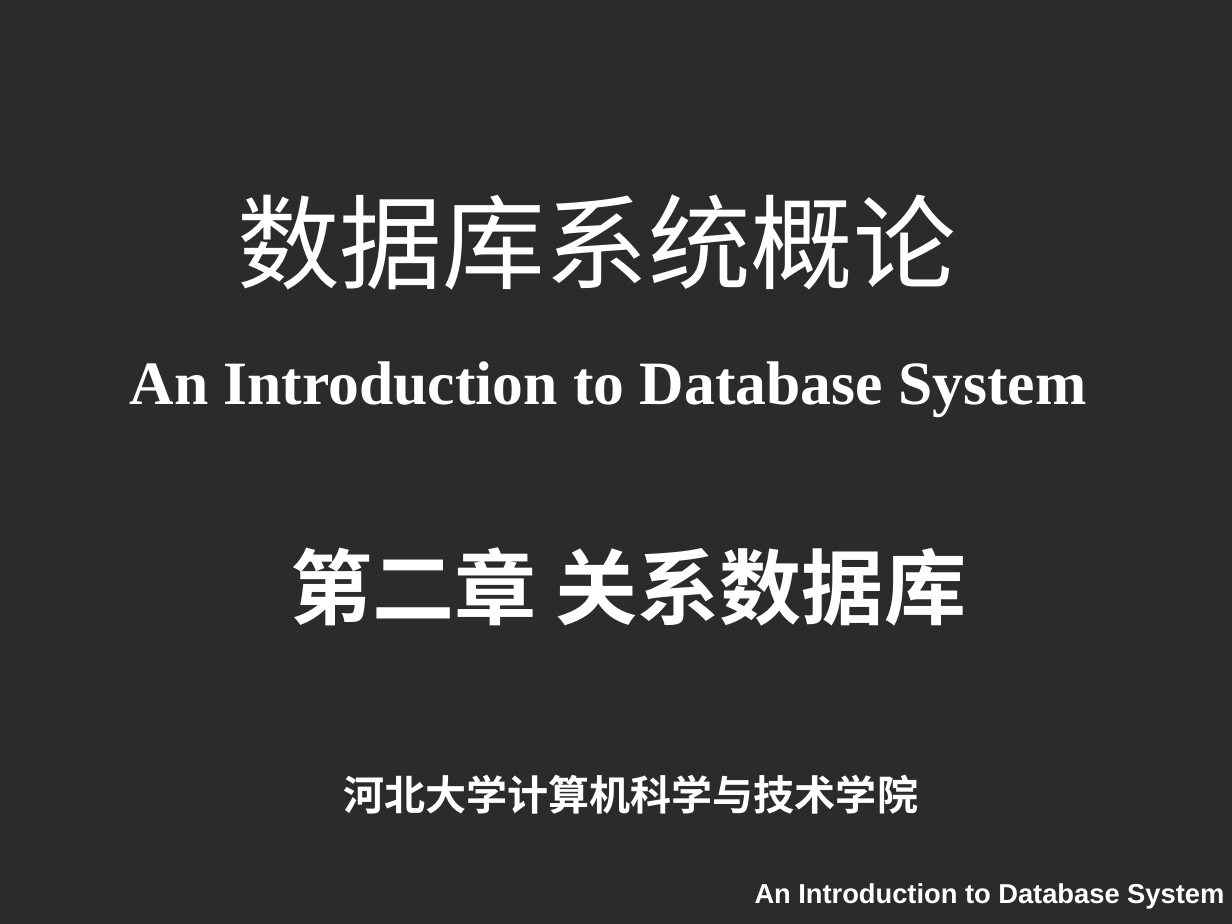
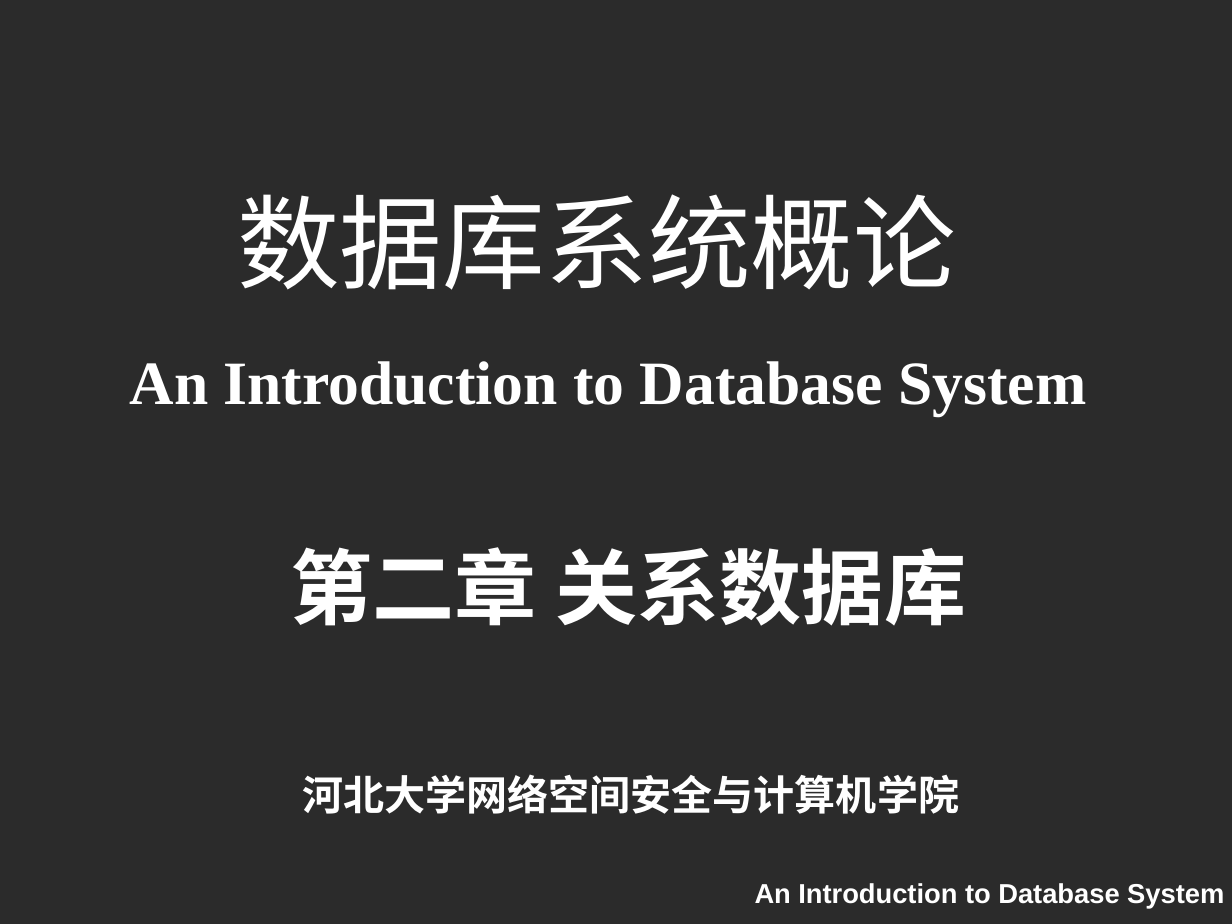
Before and after one commit to HBU/DataBase, a slide deck: slide 1 of PPT/DB第02章.ppt. Drawn at 1232x924 pixels with LibreOffice and Linux fonts; fonts in the diff are those of the drawing; background and template pictures are left out; a plain dark background stands for a picture behind light text. Boxes give left, top, right and bottom in pixels: in the first picture for what was removed or moved away, otherwise in the second. Text is boxed around its words. In the diff, an @@ line names an element or a change of style, - is before the commit and + after.

```diff
--- a/PPT/DB第02章.ppt
+++ b/PPT/DB第02章.ppt
@@ text at (302,774,959,814): text changed @@
-河北大学计算机科学与技术学院
+河北大学网络空间安全与计算机学院
```
Also in this commit, not shown: 3 other slides changed, 1 other file.
